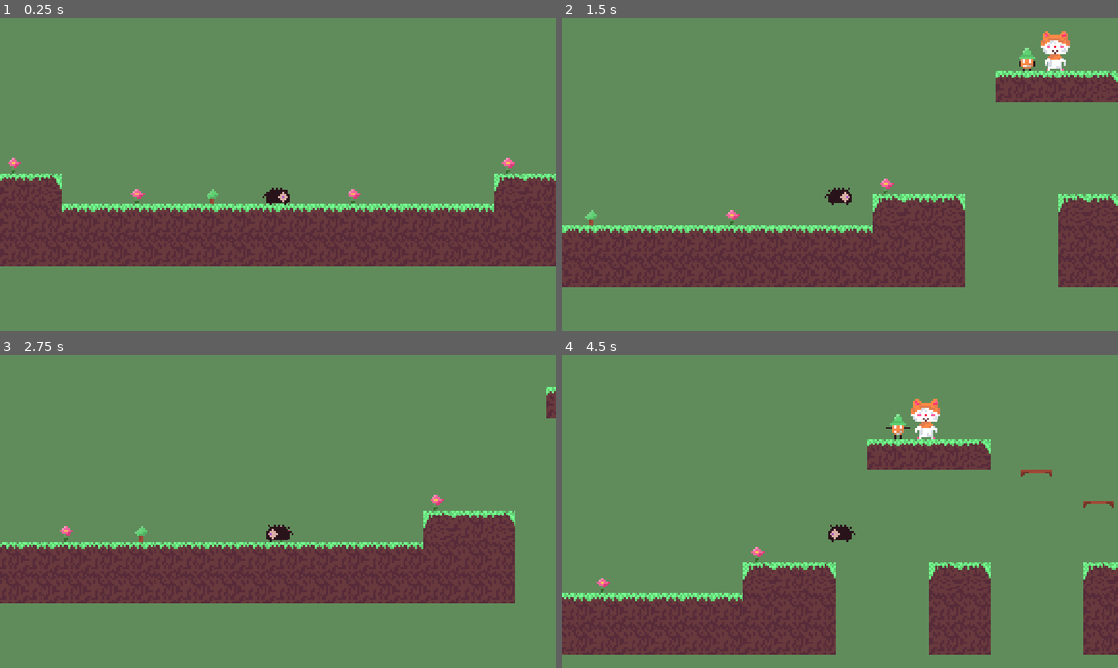
Above: before the commit, frames 1-4 (two rows, left to right).
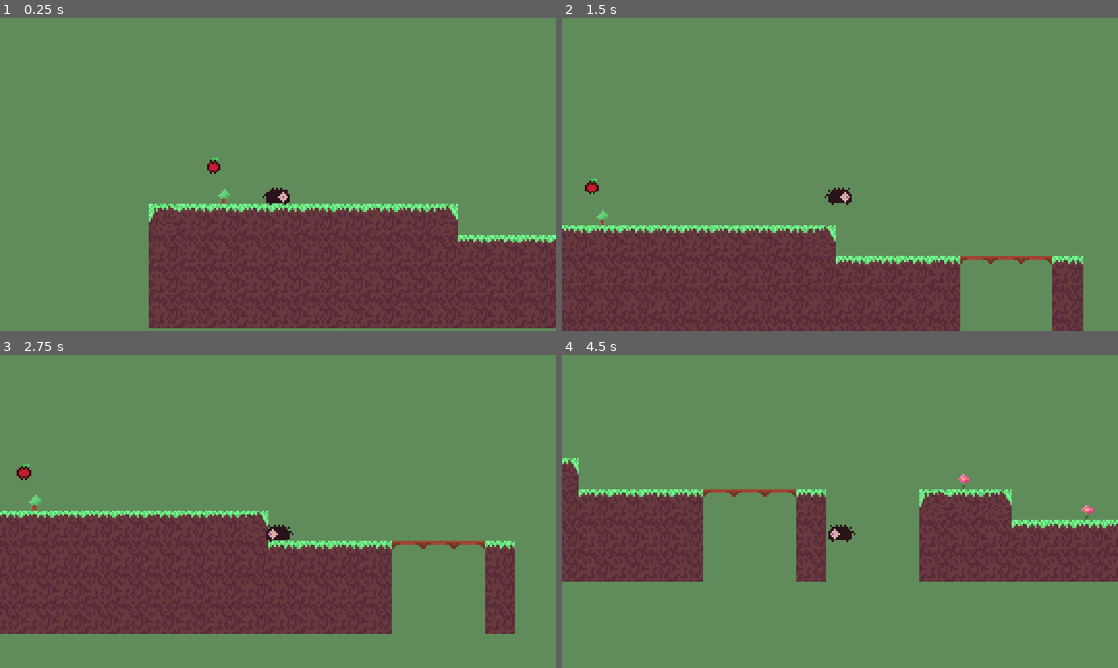
Above: after the commit, the same moments.

Repository: Diko-QuestionMark/dombamantpprojek
Game: Godot game, scene res://scenes/heaven.tscn
The game is run twice, just before and just after one commit, with the same random seed, the same clock (stepped at 60 frames per second) and the same inputs.
Inputs:
- Up to frame 1 (0.25 s): no input
- Up to frame 2 (1.5 s): tap Enter (shoot) at 0.5, 0.6, 1.35 s; hold D (right) from 0.53 s (still down); tap Space (jump) at 0.77 s
- Up to frame 3 (2.75 s): tap Space (jump) at 1.52 s; release D (right) at 2.03 s; hold A (left) from 2.03 s (still down); tap Enter (shoot) at 2.1 s
- Up to frame 4 (4.5 s): release A (left) at 2.78 s; hold D (right) 2.78-4.28 s; tap Enter (shoot) at 2.85, 3.6, 4.35 s; tap Space (jump) at 3.02, 3.77 s; hold A (left) from 4.28 s (still down)

The runs differ from the first frame. In frame 1, 25% of the frame differs, in the area x 0-100%, y 44-100%; in frame 2, 22%; in frame 3, 18%; in frame 4, 35%, in the area x 0-100%, y 14-96%.

Commit message:
apple kusut

Diff:
--- a/scenes/heaven.gd
+++ b/scenes/heaven.gd
@@ -1,15 +1,13 @@
 extends Node2D
 
 var in_tree = false
-
-# Called when the node enters the scene tree for the first time.
-func _ready() -> void:
-	pass # Replace with function body.
+var max_grow = false
 
 
 # Called every frame. 'delta' is the elapsed time since the previous frame.
 func _process(_delta: float) -> void:
 	interact_tree()
+	print(max_grow)
 	pass
 
 
@@ -24,6 +22,13 @@
 		in_tree = false
 		print("Keluar")
 
+
 func interact_tree():
-	if Input.is_action_just_pressed("shoot") and in_tree == true:
-		$Area2D/AnimatedSprite2D.frame += 1
+	if in_tree and !max_grow:
+		$Player/Label/Label.visible = true
+		if Input.is_action_just_pressed("shoot"):
+			$Pohon/AnimatedSprite2D.frame += 1
+			if $Pohon/AnimatedSprite2D.frame == 5:
+				max_grow = true
+	else:
+		$Player/Label/Label.visible = false
--- a/scenes/heaven.tscn
+++ b/scenes/heaven.tscn
@@ -11,6 +11,7 @@
 [ext_resource type="Texture2D" uid="uid://bwrd4mw5lij70" path="res://asset/enviroment/walkingCat.png" id="8_fd24p"]
 [ext_resource type="Texture2D" uid="uid://qi8tros5ot6b" path="res://asset/enviroment/kuscingRaksasa.png" id="9_sbrvq"]
 [ext_resource type="Texture2D" uid="uid://dtfugxf152xwb" path="res://asset/enviroment/pohon.png" id="10_udvkj"]
+[ext_resource type="Texture2D" uid="uid://b2oo4w2mstuw0" path="res://asset/enviroment/apple.png" id="12_uqftx"]
 
 [sub_resource type="TileSetAtlasSource" id="TileSetAtlasSource_7jktm"]
 texture = ExtResource("1_nnobs")
@@ -281,7 +282,7 @@
 
 [node name="Player" parent="." instance=ExtResource("4_nnobs")]
 z_index = 5
-position = Vector2(0, -8)
+position = Vector2(-429, -36)
 collision_layer = 3
 
 [node name="Void" parent="." instance=ExtResource("5_puekj")]
@@ -334,7 +335,7 @@
 [node name="KuscingRaksasa" type="AnimatedSprite2D" parent="KucingOren"]
 sprite_frames = SubResource("SpriteFrames_warir")
 autoplay = "default"
-frame_progress = 0.44788733
+frame_progress = 0.31135836
 
 [node name="Loncat" type="AnimationPlayer" parent="KucingOren"]
 libraries = {
@@ -342,18 +343,28 @@
 }
 autoplay = "loncat"
 
-[node name="Area2D" type="Area2D" parent="."]
-position = Vector2(-44, -10)
-
-[node name="AnimatedSprite2D" type="AnimatedSprite2D" parent="Area2D"]
+[node name="Pohon" type="Area2D" parent="."]
+position = Vector2(-467, -42)
+
+[node name="AnimatedSprite2D" type="AnimatedSprite2D" parent="Pohon"]
 position = Vector2(10, -22)
 sprite_frames = SubResource("SpriteFrames_52u5p")
 
-[node name="CollisionShape2D" type="CollisionShape2D" parent="Area2D"]
+[node name="CollisionShape2D" type="CollisionShape2D" parent="Pohon"]
 position = Vector2(9.5, -5.5)
 shape = SubResource("RectangleShape2D_ikw23")
 
-[connection signal="body_entered" from="Area2D" to="." method="_on_area_2d_body_entered"]
-[connection signal="body_exited" from="Area2D" to="." method="_on_area_2d_body_exited"]
+[node name="AppleSpot1" type="Marker2D" parent="Pohon"]
+position = Vector2(16, -4)
+
+[node name="AppleSpot2" type="Marker2D" parent="Pohon"]
+position = Vector2(5, -10)
+
+[node name="Apple" type="Sprite2D" parent="Pohon"]
+position = Vector2(5, -10)
+texture = ExtResource("12_uqftx")
+
+[connection signal="body_entered" from="Pohon" to="." method="_on_area_2d_body_entered"]
+[connection signal="body_exited" from="Pohon" to="." method="_on_area_2d_body_exited"]
 
 [editable path="Player"]
--- a/scenes/player.tscn
+++ b/scenes/player.tscn
@@ -99,3 +99,15 @@
 position = Vector2(0, -12)
 zoom = Vector2(4, 4)
 limit_enabled = false
+
+[node name="Label" type="Node2D" parent="."]
+position = Vector2(0, -12)
+scale = Vector2(0.3, 0.3)
+
+[node name="Label" type="Label" parent="Label"]
+offset_left = -36.0
+offset_top = -10.0
+offset_right = 36.0
+offset_bottom = 13.0
+text = "GROW"
+horizontal_alignment = 1
Binary file added: asset/enviroment/apple.png
Not shown, added: asset/enviroment/apple.png.import
Not shown: 1 places in scenes/heaven.tscn that only renumber resources
